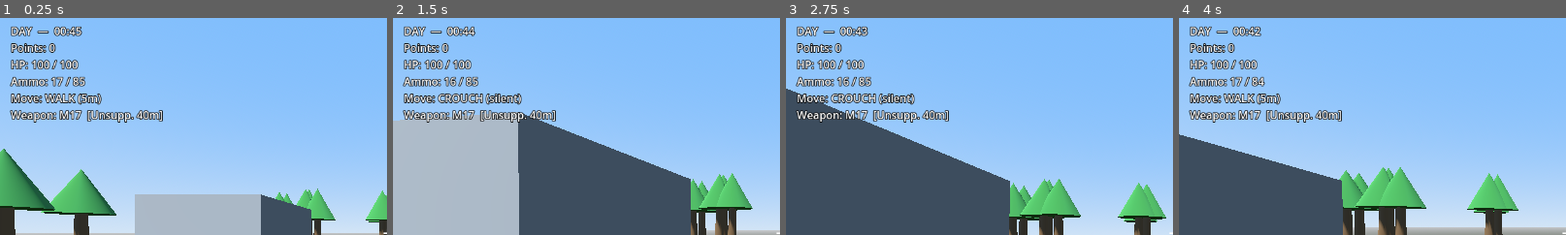
Above: before the commit, frames 1-4 (left to right).
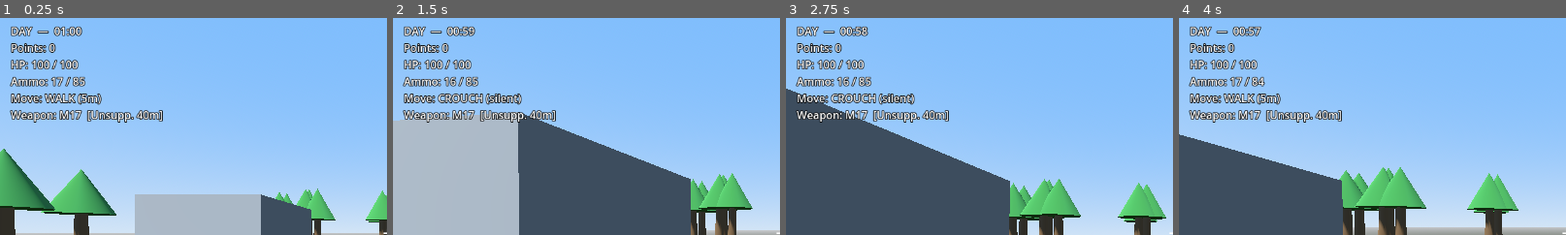
Above: after the commit, the same moments.

Repository: aepibailey/Zombie-Game
Game: Godot game, scene res://scenes/Main.tscn
Same seed, same stepped clock (60 frames per second), same inputs: the game is played once before the commit and once after it.
Inputs (mouse positions are % of the whole screen's width and height, from its top left):
- Up to frame 1 (0.25 s): no input
- Up to frame 2 (1.5 s): tap Enter at 0.5 s; move the mouse to (55, 50) at 0.52 s; hold Shift 0.53-1.28 s; hold W from 0.53 s (still down); click (55, 50) at 0.67 s; move the mouse to (45, 50) at 1.27 s; tap C at 1.35 s
- Up to frame 3 (2.75 s): keep holding W; move the mouse to (52, 48) at 2.02 s; tap R at 2.1 s
- Up to frame 4 (4 s): keep holding W; tap Space at 2.75 s; move the mouse to (49, 52) at 2.77 s; tap Shift at 2.85 s; click (49, 52) at 2.92 s; tap Enter at 3.5 s; move the mouse to (57, 51) at 3.52 s; tap C at 3.6 s
The pictures show only the part of the screen within x 0-50%, y 1-51%; the shares and areas given below are measured in that part.

The runs differ from the first frame. In frame 1, 0.2% of the frame differs, in the area x 15-22%, y 4-9%; in frame 2, 0.1%; in frame 3, 0.1%; in frame 4, 0.1%.

Commit message:
Tune cycle: 60s day / 180s night
Co-Authored-By: Claude Opus 4.8 <noreply@anthropic.com>
Claude-Session: https://claude.ai/code/session_01GYUJQnPzi923Fa9UGz9bkd

Diff:
--- a/scripts/GameManager.gd
+++ b/scripts/GameManager.gd
@@ -12,10 +12,10 @@
 enum Phase { DAY, NIGHT }
 
 # --- Tuning ---------------------------------------------------------------
-# Spec default for a night is 360s (6 min). Lower NIGHT_LENGTH while testing
-# if you want the cycle to flip faster.
-const DAY_LENGTH: float = 45.0
-const NIGHT_LENGTH: float = 360.0
+# Playtest cadence: 60s day / 180s night. (Spec default for a night is 360s /
+# 6 min; shortened here for faster iteration.)
+const DAY_LENGTH: float = 60.0
+const NIGHT_LENGTH: float = 180.0
 
 var current_phase: int = Phase.DAY
 var time_left: float = 0.0
